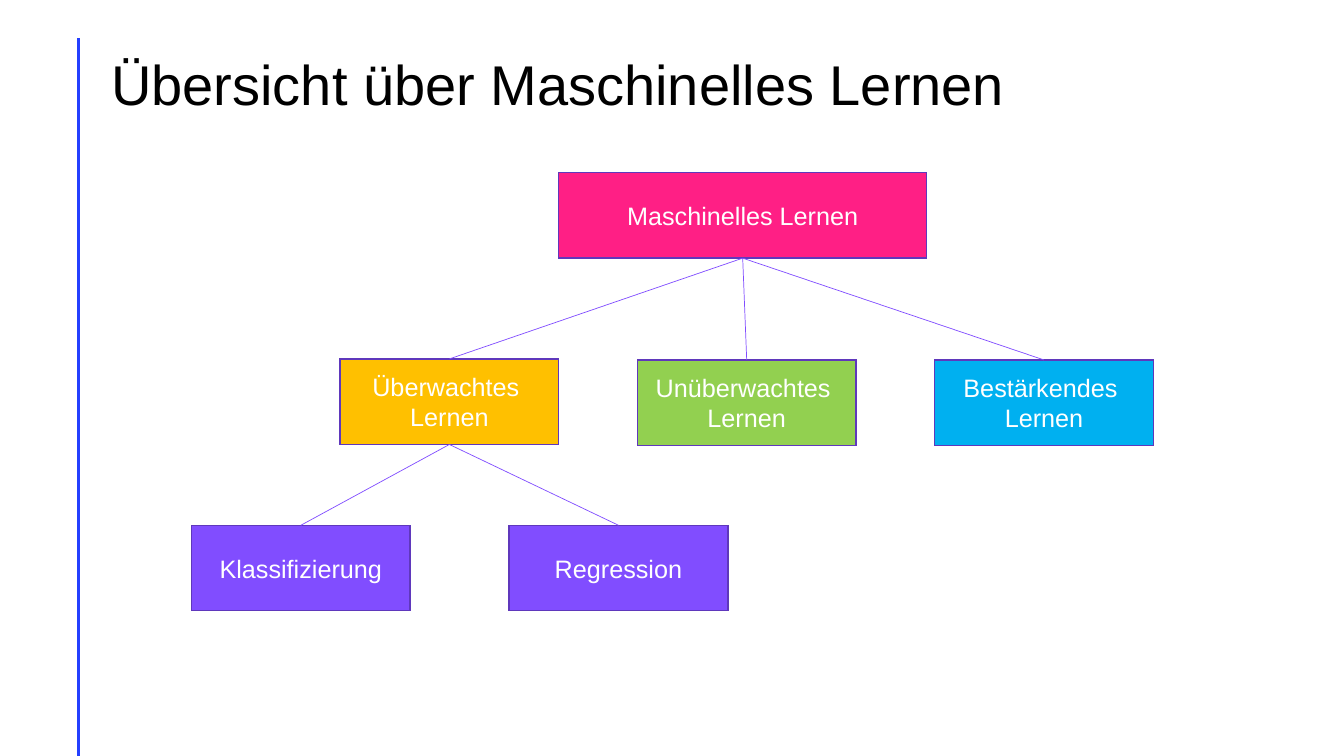
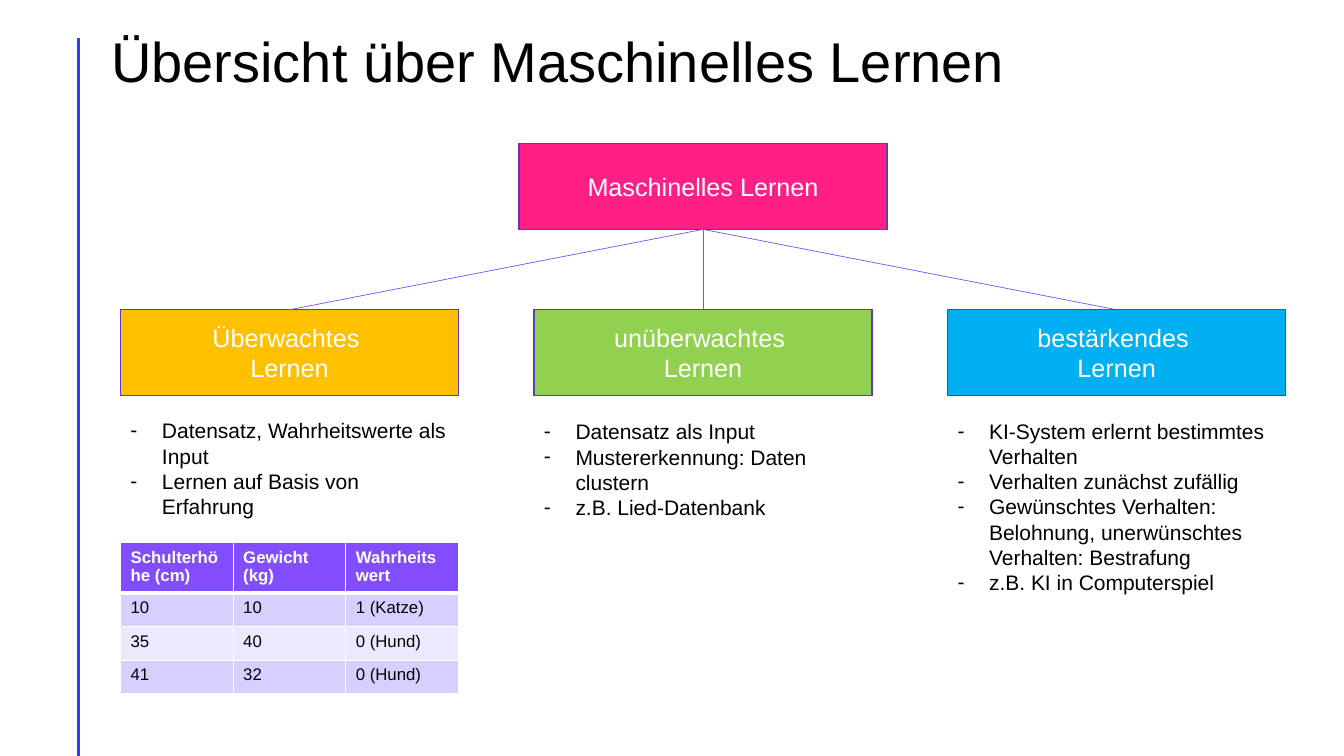
Before and after one commit to LeChummpy/PK, a slide deck: slide 4 of Präsi/präsi (3).pptx. Drawn at 1344x756 pixels with LibreOffice and Linux fonts; fonts in the diff are those of the drawing. Boxes give left, top, right and bottom in pixels: in the first picture for what was removed or moved away, otherwise in the second. Text is boxed around its words. In the diff, an @@ line names an element or a change of style, - is before the commit and + after.

```diff
--- a/Präsi/präsi (3).pptx
+++ b/Präsi/präsi (3).pptx
@@ title "Übersicht über Maschinelles Lernen": place and size @@
-title "Übersicht über Maschinelles Lernen" at bbox=[111, 60, 1004, 106]
+title "Übersicht über Maschinelles Lernen" at bbox=[111, 38, 1004, 83]
@@ rectangle "Maschinelles Lernen": place and size @@
-rectangle "Maschinelles Lernen" at bbox=[559, 172, 927, 258]
+rectangle "Maschinelles Lernen" at bbox=[519, 144, 887, 230]
@@ line moved from (743, 258) - (450, 359) to (703, 230) - (289, 310) @@
@@ line moved from (743, 258) - (1045, 360) to (703, 230) - (1117, 310) @@
@@ line moved from (743, 258) - (747, 360) to (703, 230) - (703, 310) @@
@@ rectangle "Überwachtes": place and size @@
-rectangle "Überwachtes" at bbox=[340, 359, 559, 445]
+rectangle "Überwachtes" at bbox=[121, 310, 459, 395]
@@ rectangle "unüberwachtes": place and size @@
-rectangle "unüberwachtes" at bbox=[637, 360, 856, 446]
+rectangle "unüberwachtes" at bbox=[534, 310, 872, 395]
@@ text in rectangle at bbox=[614, 328, 785, 348]: text changed @@
-Unüberwachtes
+unüberwachtes
@@ rectangle "bestärkendes": place and size @@
-rectangle "bestärkendes" at bbox=[935, 360, 1153, 446]
+rectangle "bestärkendes" at bbox=[948, 310, 1286, 395]
@@ text in rectangle at bbox=[1037, 328, 1188, 348]: text changed @@
-Bestärkendes
+bestärkendes
@@ text added at bbox=[162, 422, 446, 519], 15 pt, text #000000 @@
+– Datensatz, Wahrheitswerte als Input
+– Lernen auf Basis von Erfahrung
@@ line removed from (450, 445) to (300, 525) @@
@@ line removed from (450, 445) to (619, 525) @@
@@ text added at bbox=[576, 423, 806, 516], 15 pt, text #000000 @@
+– Datensatz als Input
+– Mustererkennung: Daten clustern
+– z.B. Lied-Datenbank
@@ text added at bbox=[989, 423, 1264, 594], 15 pt, text #000000 @@
+– KI-System erlernt bestimmtes Verhalten
+– Verhalten zunächst zufällig
+– Gewünschtes Verhalten: Belohnung, unerwünschtes Verhalten: Bestrafung
+– z.B. KI in Computerspiel
@@ rectangle removed at bbox=[192, 525, 410, 611] @@
-Klassifizierung
@@ rectangle removed at bbox=[509, 525, 728, 611] @@
-Regression
@@ table added at bbox=[121, 542, 460, 694], 4 rows, 3 columns @@
+Schulterhöhe (cm) | Gewicht (kg) | Wahrheitswert
+10 | 10 | 1 (Katze)
+35 | 40 | 0 (Hund)
+41 | 32 | 0 (Hund)
```
Also in this commit, not shown: 17 other slides changed, 6 slides added, 1 slide removed, 2 other files.
